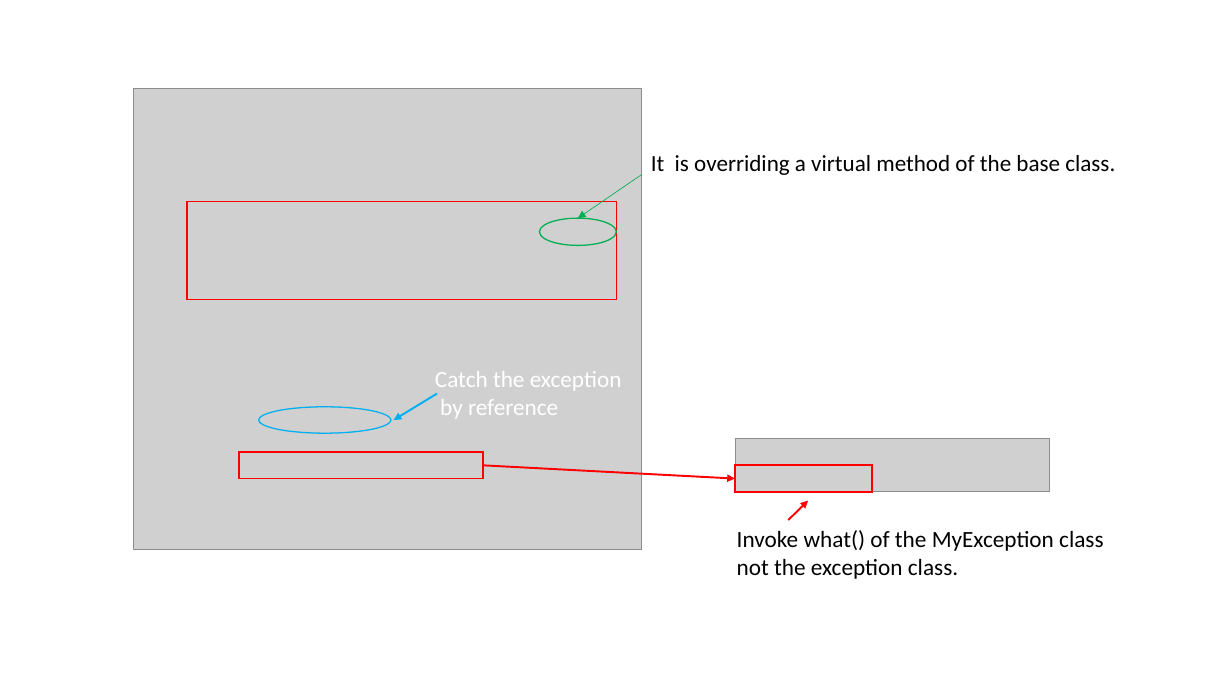
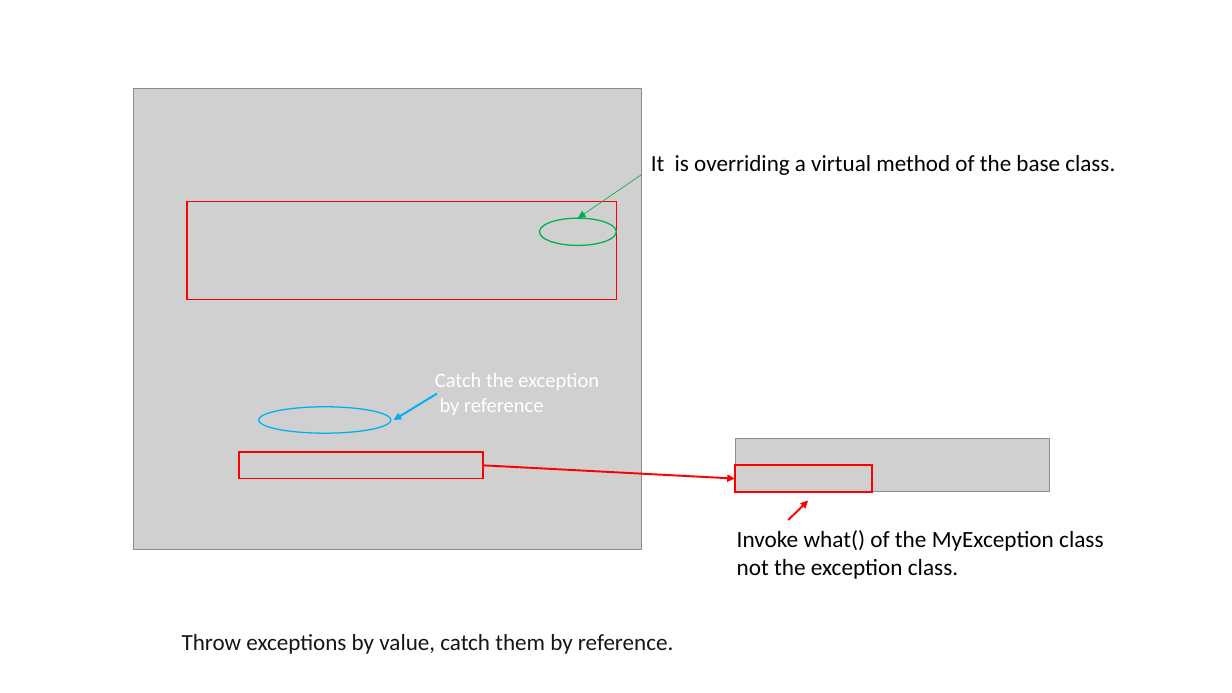
Before and after one commit to ShiqiYu/CPP, a slide deck: slide 16 of week14/Lab14.pptx (slide 21 before the commit). Drawn at 1232x693 pixels with LibreOffice and Linux fonts; fonts in the diff are those of the drawing; grey boxes stand for pictures; background and template pictures are left out. Boxes give left, top, right and bottom in pixels: in the first picture for what was removed or moved away, otherwise in the second. Text is boxed around its words. In the diff, an @@ line names an element or a change of style, - is before the commit and + after.

```diff
--- a/week14/Lab14.pptx
+++ b/week14/Lab14.pptx
@@ text "Catch the exception" at (435, 373, 599, 415): size 18.1 to 16 pt @@
@@ text added at (182, 634, 673, 654), 18 pt, text #161616 @@
+Throw exceptions by value, catch them by reference.
```
Also in this commit, not shown: 6 other slides changed, 2 slides added, 11 slides removed, 2 other files.
